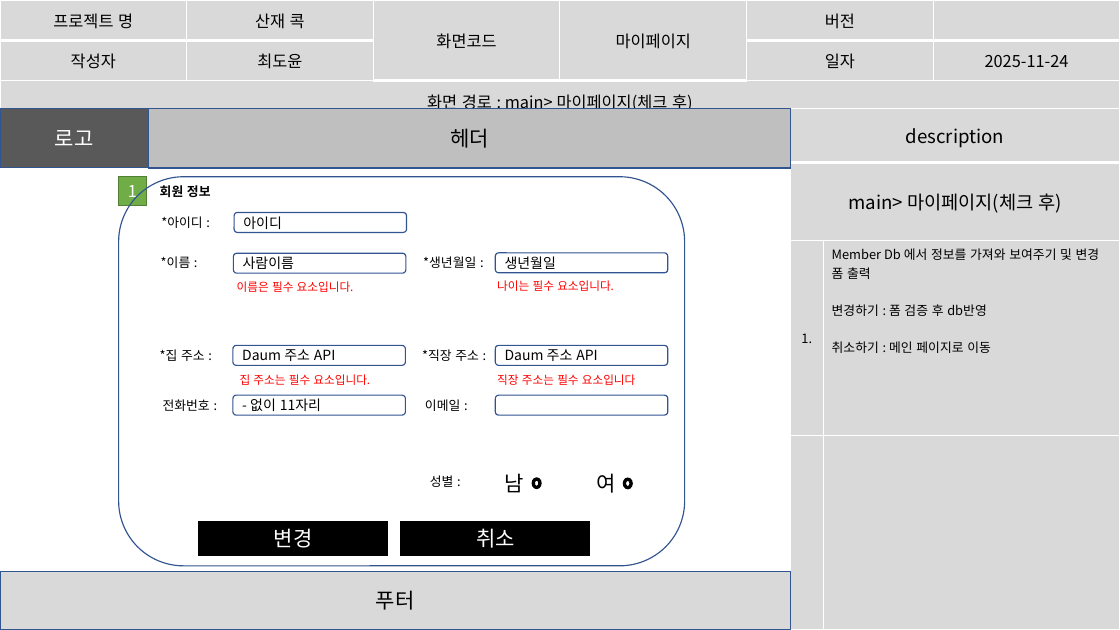
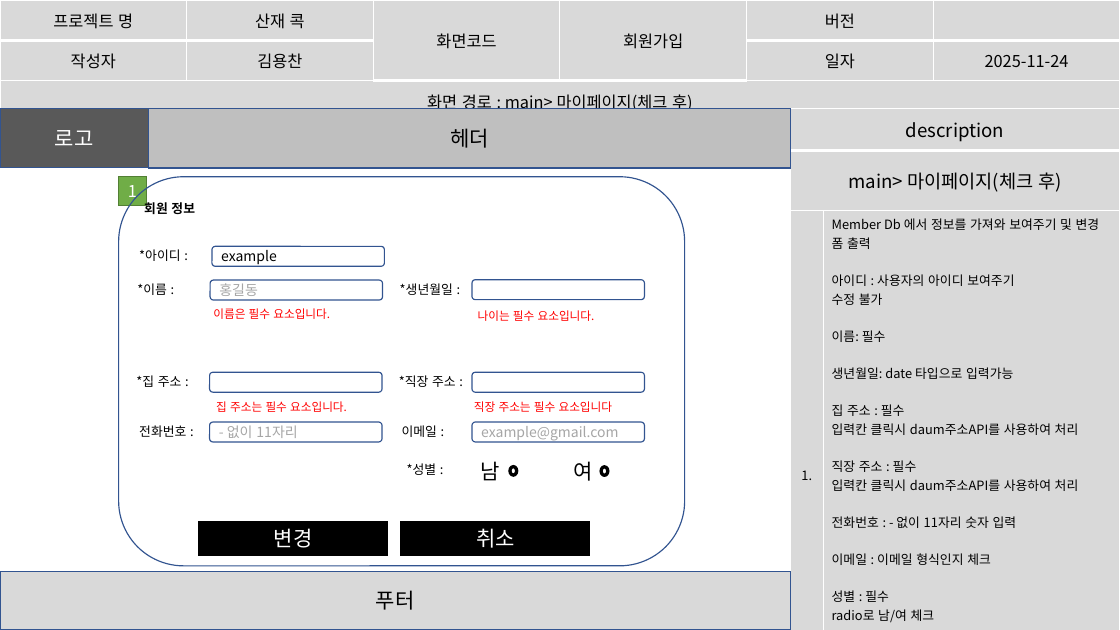
Before and after one commit to imyongchan/source, a slide deck: slide 21 of 최종 기획/스토리보드1201.pptx. Drawn at 1120x630 pixels with LibreOffice and Linux fonts; fonts in the diff are those of the drawing. Boxes give left, top, right and bottom in pixels: in the first picture for what was removed or moved away, otherwise in the second. Text is boxed around its words. In the diff, an @@ line names an element or a change of style, - is before the commit and + after.

Commit message:
스토리보드 제발 최종수정

```diff
--- a/최종 기획/스토리보드1201.pptx
+++ b/최종 기획/스토리보드1201.pptx
@@ table at (x1=0, y1=0, x2=1119, y2=128) @@
-row 1, column 4: 마이페이지
+row 1, column 4: 회원가입
-row 2, column 2: 최도윤
+row 2, column 2: 김용찬
@@ table at (x1=791, y1=108, x2=1120, y2=630) @@
-row 3: 1. | Member Db 에서 정보를 가져와 보여주기 및 변경 폼 출력 / 변경하기 : 폼 검증 후 db반영 / 취소하기 : 메인 페이지로 이동
-row 4:  | 
+row 3: 1. | Member Db 에서 정보를 가져와 보여주기 및 변경 폼 출력 / 아이디 : 사용자의 아이디 보여주기 / 수정 불가 / 이름: 필수 / 생년월일: date 타입으로 입력가능 / 집 주소 : 필수 / 입력칸 클릭시 daum주소API를 사용하여 처리 / 직장 주소 : 필수 / 입력칸 클릭시 daum주소API를 사용하여 처리 / 전화번호 : - 없이 11자리 숫자 입력 / 이메일 : 이메일 형식인지 체크 / 성별 : 필수 / radio로 남/여 체크 / 변경하기 : 폼 검증 후 db반영 / 취소하기 : 메인 페이지로 이동
@@ text "회원 정보" moved from (x1=160, y1=185, x2=211, y2=197) to (x1=144, y1=200, x2=195, y2=214) @@
@@ rounded rectangle removed at (x1=234, y1=213, x2=407, y2=233) @@
-아이디
@@ text "*아이디 :" moved from (x1=161, y1=216, x2=202, y2=228) to (x1=139, y1=249, x2=180, y2=261) @@
@@ rounded rectangle added at (x1=212, y1=246, x2=384, y2=266), fill #FFFFFF, outline #325491 1 pt, 12 pt, text #000000 @@
+example
@@ rounded rectangle removed at (x1=234, y1=253, x2=406, y2=273) @@
-사람이름
@@ rounded rectangle removed at (x1=496, y1=253, x2=668, y2=273) @@
-생년월일
@@ rounded rectangle added at (x1=210, y1=280, x2=382, y2=300), fill #FFFFFF, outline #325491 1 pt, 12 pt, text #A6A6A6 @@
+홍길동
@@ text "*생년월일 :" moved from (x1=423, y1=256, x2=476, y2=268) to (x1=400, y1=283, x2=453, y2=295) @@
@@ rounded rectangle added at (x1=472, y1=280, x2=644, y2=300), fill #FFFFFF, outline #325491 1 pt @@
@@ text "나이는 필수 요소입니다." moved from (x1=497, y1=280, x2=614, y2=291) to (x1=478, y1=310, x2=595, y2=321) @@
@@ rounded rectangle removed at (x1=233, y1=345, x2=405, y2=365) @@
-Daum 주소 API
@@ rounded rectangle removed at (x1=496, y1=345, x2=668, y2=365) @@
-Daum 주소 API
@@ text "*집 주소 :" moved from (x1=160, y1=349, x2=205, y2=361) to (x1=136, y1=375, x2=182, y2=387) @@
@@ rounded rectangle added at (x1=210, y1=372, x2=382, y2=392), fill #FFFFFF, outline #325491 1 pt @@
@@ rounded rectangle moved from (x1=496, y1=395, x2=668, y2=415) to (x1=472, y1=372, x2=644, y2=392) @@
@@ 7 texts, 1 rounded rectangle moved together from (x1=161, y1=256, x2=636, y2=415) to (x1=137, y1=283, x2=613, y2=442) @@
@@ rounded rectangle "- 없이 11자리" at (x1=210, y1=422, x2=382, y2=442): text colour #000000 to #A6A6A6 @@
@@ rounded rectangle added at (x1=472, y1=422, x2=644, y2=442), fill #FFFFFF, outline #325491 1 pt, 12 pt, text #A6A6A6 @@
+example@gmail.com
@@ text at (x1=407, y1=463, x2=437, y2=475): text changed @@
-성별 :
+*성별 :
@@ text "남" moved from (x1=504, y1=473, x2=523, y2=493) to (x1=481, y1=461, x2=500, y2=481) @@
@@ donut moved from (x1=533, y1=478, x2=542, y2=489) to (x1=509, y1=465, x2=518, y2=476) @@
@@ text "여" moved from (x1=597, y1=473, x2=616, y2=493) to (x1=573, y1=461, x2=592, y2=481) @@
@@ donut moved from (x1=623, y1=478, x2=633, y2=489) to (x1=600, y1=465, x2=609, y2=476) @@
```
Also in this commit, not shown: 13 other slides changed, 1 slide added, 1 slide removed.
